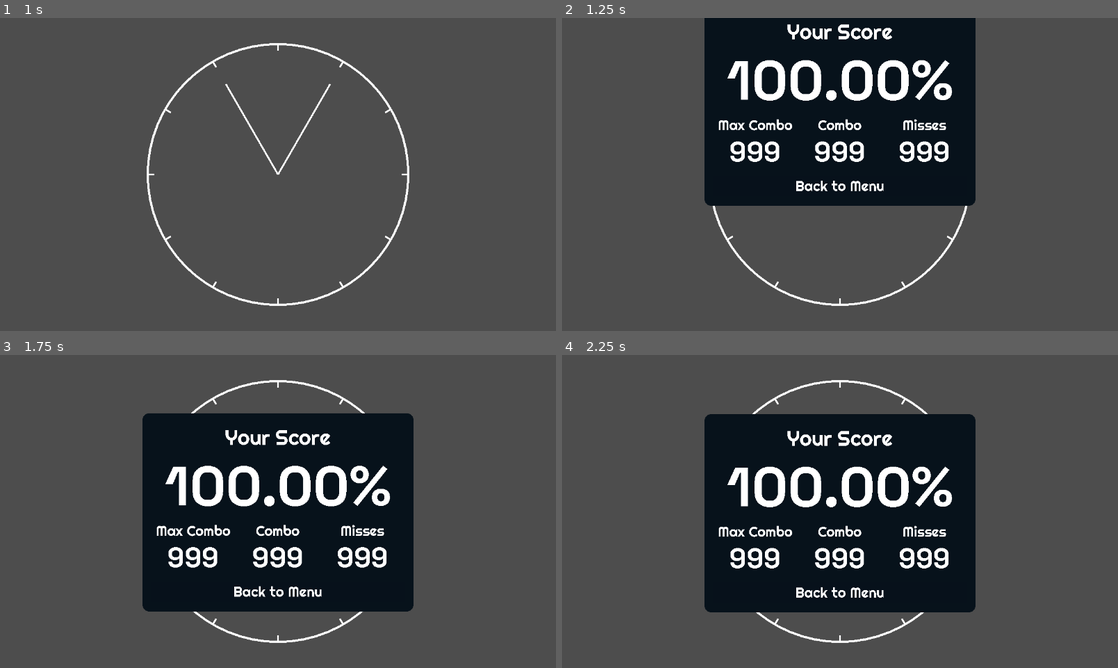
Above: before the commit, frames 1-4 (two rows, left to right).
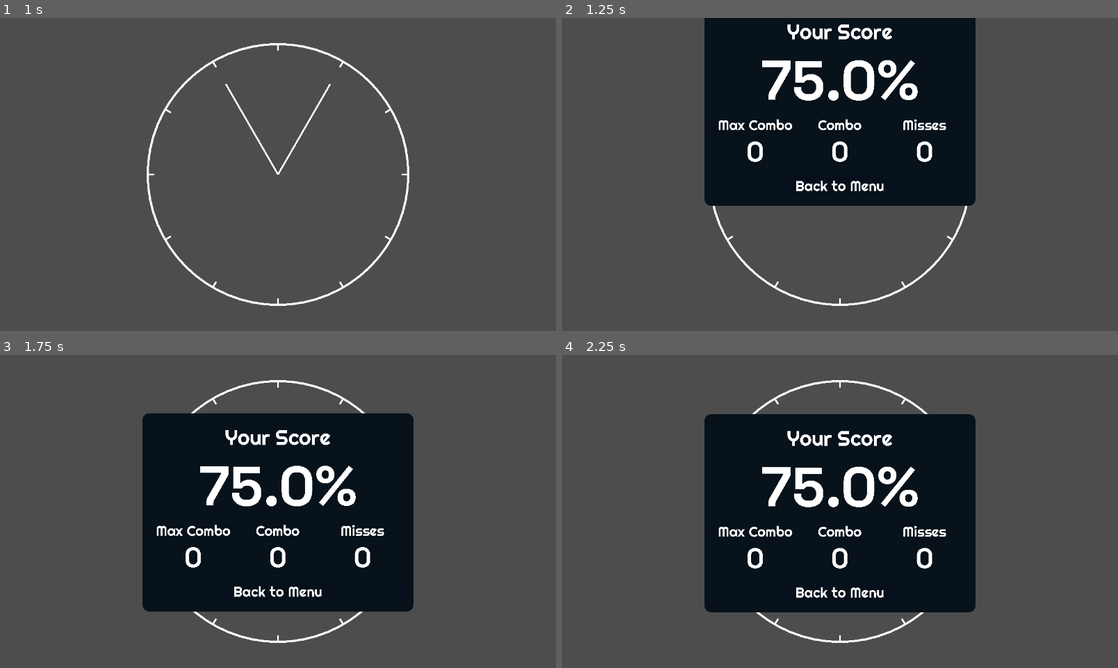
Above: after the commit, the same moments.

Repository: jollyroger182/clocked-in
Game: Godot game, scene res://scenes/menu/menu.tscn
Two runs of this game, one before a commit and one after it. Both use one fixed random seed, a clock stepped at 60 frames per second and the inputs below. Sound files missing from this copy of the repository are replaced by a short silence.
Inputs (mouse positions are in pixels of both pictures, inside the frame that each line leads up to):
- Up to frame 1 (1 s): click "play" at 0.5 s
- Up to frame 2 (1.25 s): no input
- Up to frame 3 (1.75 s): tap Enter at 1.25 s; move the mouse to (400, 495) at 1.27 s; hold Right from 1.28 s (still down); hold Space (hit) from 1.28 s (still down); click (400, 495) at 1.42 s
- Up to frame 4 (2.25 s): release Right at 2 s; release Space (hit) at 2 s; drag from (728, 527) to (812, 574) at 2.02 s

Frame 1 is identical in both runs. In frame 2, 2.9% of the frame differs, in the area x 29-71%, y 13-46%; in frame 3, 2.9%, in the area x 29-71%, y 35-68%; in frame 4, 2.9%.

Commit message:
add set text for correct display values summary end memu

Diff:
--- a/autoloads/game_state.gd
+++ b/autoloads/game_state.gd
@@ -17,3 +17,23 @@
 	'percentage_score' = 0.0,
 	'percentage_overall' = 0.0
 }
+
+var tiers: Array[Dictionary] = [
+	_new_bracket("Perfect", 0.016, 100, _rgb_to_color01(216, 184, 255)),
+	_new_bracket("Great", 0.037, 67, _rgb_to_color01(189, 213, 255)),
+	_new_bracket("Good", 0.055, 33, _rgb_to_color01(200, 255, 229)),
+	_new_bracket("Okay", 0.095, 12, _rgb_to_color01(255, 245, 189)),
+	_new_bracket("Miss", 0.250, 0, _rgb_to_color01(210, 210, 210))
+]
+var miss_tier = tiers[tiers.size() - 1]
+
+func _rgb_to_color01(r: float, g: float, b: float) -> Color:
+	return Color(r/255, g/255, b/255, 1.0)
+
+func _new_bracket(n: String, t: float, s: int, c: Color) -> Dictionary:
+	return {
+		"tier": n,
+		"threshold": t,
+		"score": s,
+		"color": c
+	}
--- a/scenes/game/game.gd
+++ b/scenes/game/game.gd
@@ -39,6 +39,11 @@
 	if finished:
 		GameState.stats['finished'] = finished
 		GameState.stats['avg_offset'] = GameState.stats['total_offset'] / (GameState.stats['num_notes'] - GameState.stats['misses'])
+		GameState.stats['percentage_notes'] = (GameState.stats['num_notes'] - GameState.stats['misses']) / GameState.stats['num_notes']
+		GameState.stats['percentage_score'] = GameState.stats['score'] / (GameState.tiers[0]['score'] * GameState.stats['num_notes'])
+		GameState.stats['percentage_overall'] = GameState.stats['percentage_notes'] * 0.75 + GameState.stats['percentage_score'] * 0.25
+		GameState.stats['percentage_overall'] = clamp(GameState.stats['percentage_overall'], 0.0, 1.0)
+		$menus/summary.set_text(GameState.stats['percentage_overall'], GameState.stats['max_combo'], GameState.stats['combo'], GameState.stats['misses'])
 		$menus/summary.enter()
 	else:
 		SceneManager.change_scene("menu")
--- a/scenes/game/notes.gd
+++ b/scenes/game/notes.gd
@@ -8,25 +8,8 @@
 @onready var notes: Array = GameState.level["notes"].duplicate()
 var note_index = 0
 
-var tiers: Array[Dictionary] = [
-	_new_bracket("Perfect", 0.016, 100, _rgb_to_color01(216, 184, 255)),
-	_new_bracket("Great", 0.037, 67, _rgb_to_color01(189, 213, 255)),
-	_new_bracket("Good", 0.055, 33, _rgb_to_color01(200, 255, 229)),
-	_new_bracket("Okay", 0.095, 12, _rgb_to_color01(255, 245, 189)),
-	_new_bracket("Miss", 0.250, 0, _rgb_to_color01(210, 210, 210))
-]
+var tiers := GameState.tiers
 var miss_tier = tiers[tiers.size() - 1]
-
-func _rgb_to_color01(r: float, g: float, b: float) -> Color:
-	return Color(r/255, g/255, b/255, 1.0)
-
-func _new_bracket(n: String, t: float, s: int, c: Color) -> Dictionary:
-	return {
-		"tier": n,
-		"threshold": t,
-		"score": s,
-		"color": c
-	}
 
 func _ready() -> void:
 	input.hit.connect(_on_hit)
--- a/scenes/menu/summary.gd
+++ b/scenes/menu/summary.gd
@@ -12,3 +12,9 @@
 	tween.set_trans(Tween.TRANS_EXPO)
 	tween.set_ease(Tween.EASE_OUT)
 	tween.tween_property(self, "global_position:y", 136, duration)
+
+func set_text(percentage01: float, mcombo: int, combo: int, misses: int) -> void:
+	%percentage.text = str(snapped(percentage01 * 100, 0.01)) + '%'
+	%mcombo.text = str(mcombo)
+	%combo.text = str(combo)
+	%misses.text = str(misses)
--- a/scenes/menu/summary.tscn
+++ b/scenes/menu/summary.tscn
@@ -69,6 +69,7 @@
 horizontal_alignment = 1
 
 [node name="percentage" type="Label" parent="MarginContainer/VBoxContainer"]
+unique_name_in_owner = true
 layout_mode = 2
 text = "100.00%"
 label_settings = SubResource("LabelSettings_hgtqp")
@@ -90,22 +91,24 @@
 horizontal_alignment = 1
 
 [node name="mcombo" type="Label" parent="MarginContainer/VBoxContainer/HBoxContainer/mcombovbox"]
+unique_name_in_owner = true
 layout_mode = 2
 text = "999"
 label_settings = SubResource("LabelSettings_4mkqn")
 horizontal_alignment = 1
 
-[node name="scorevbox" type="VBoxContainer" parent="MarginContainer/VBoxContainer/HBoxContainer"]
+[node name="combovbox" type="VBoxContainer" parent="MarginContainer/VBoxContainer/HBoxContainer"]
 custom_minimum_size = Vector2(175, 0)
 layout_mode = 2
 theme_override_constants/separation = 0
 
-[node name="scorelabel" type="Label" parent="MarginContainer/VBoxContainer/HBoxContainer/scorevbox"]
+[node name="combolabel" type="Label" parent="MarginContainer/VBoxContainer/HBoxContainer/combovbox"]
 layout_mode = 2
 text = "Combo"
 horizontal_alignment = 1
 
-[node name="score" type="Label" parent="MarginContainer/VBoxContainer/HBoxContainer/scorevbox"]
+[node name="combo" type="Label" parent="MarginContainer/VBoxContainer/HBoxContainer/combovbox"]
+unique_name_in_owner = true
 layout_mode = 2
 text = "999"
 label_settings = SubResource("LabelSettings_3r05i")
@@ -122,6 +125,7 @@
 horizontal_alignment = 1
 
 [node name="misses" type="Label" parent="MarginContainer/VBoxContainer/HBoxContainer/missesvbox"]
+unique_name_in_owner = true
 layout_mode = 2
 text = "999"
 label_settings = SubResource("LabelSettings_53p0c")
